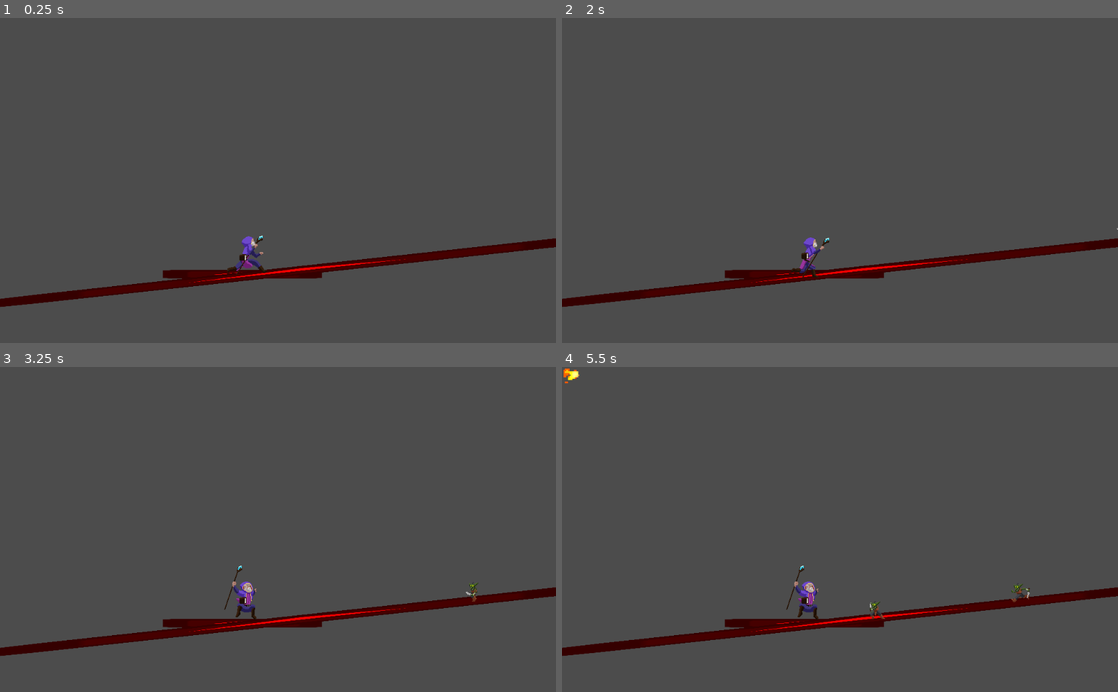
Above: before the commit, frames 1-4 (two rows, left to right).
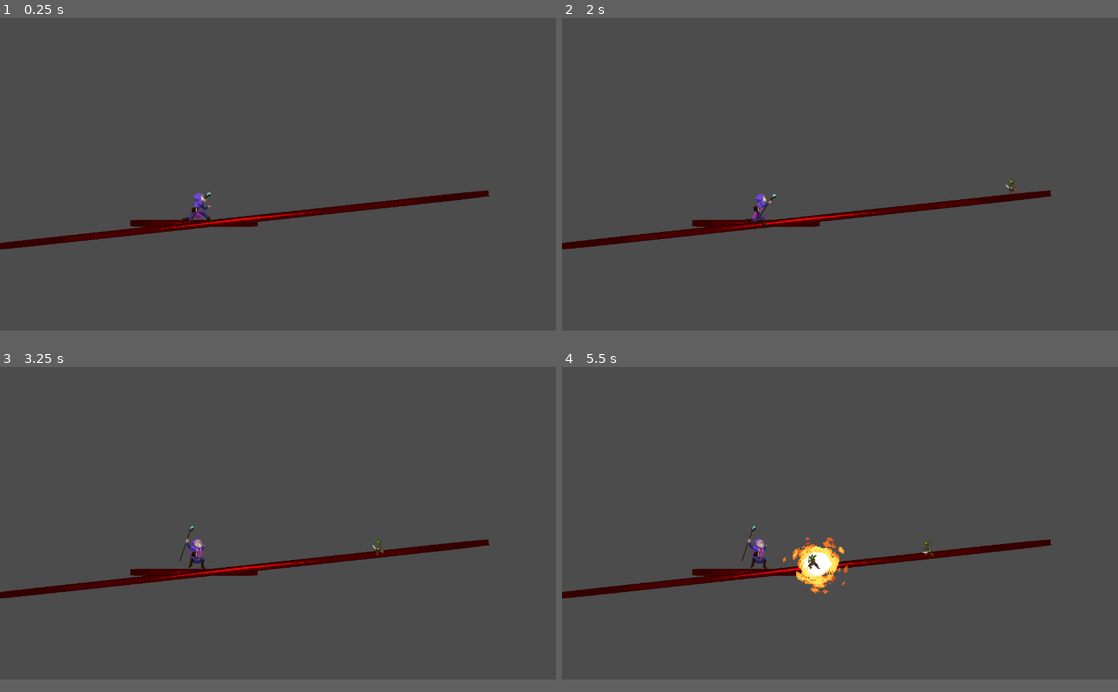
Above: after the commit, the same moments.

Repository: Tuiuiu/gamejaajproject
Game: Godot game, scene res://Scenes/World/World.tscn
The game is run twice, just before and just after one commit, with the same random seed, the same clock (stepped at 60 frames per second) and the same inputs. The engine's default icon, where the game draws it, is replaced by a stand-in: a white triangle on a blue panel in a dark square.
Inputs:
- Up to frame 1 (0.25 s): no input
- Up to frame 2 (2 s): tap Enter at 0.5 s; hold Up (ui_up) from 0.53 s (still down); tap F (FAttack) at 0.6, 1.55 s; tap B (Spells) at 0.8, 1.35 s
- Up to frame 3 (3.25 s): release Up (ui_up) at 2.03 s; hold A 2.03-2.78 s; tap F (FAttack) at 2.1, 3.05 s; tap B (Spells) at 2.3, 2.85 s; hold Up (ui_up) from 2.78 s (still down)
- Up to frame 4 (5.5 s): tap I at 3.6 s; tap B (Spells) at 3.8, 5.3 s; release Up (ui_up) at 4.28 s; hold A 4.28-5.03 s; tap R at 4.35 s; tap Up (ui_up) at 4.52 s; tap F (FAttack) at 4.55 s; hold Up (ui_up) from 5.03 s (still down); tap E at 5.1 s
In our replay, the window is 800x468 before the commit and 800x450 after it. These sizes can differ from the game's own. Grey fills any space a smaller window leaves; there, only what the larger window draws over its background counts as a difference.

The runs differ from the first frame. In frame 1, 5.8% of the frame differs, in the area x 0-100%, y 52-89%; in frame 2, 5.7%; in frame 3, 5.9%; in frame 4, 6.7%, in the area x 0-100%, y 0-89%.

Commit message:
Upgrades fireballs to make them seek the target and explode

Diff:
--- a/GameJaajProject/Scenes/Enemies/Enemy.tscn
+++ b/GameJaajProject/Scenes/Enemies/Enemy.tscn
@@ -27,92 +27,92 @@
 region = Rect2( 450, 0, 150, 150 )
 
 [sub_resource type="AtlasTexture" id=6]
+atlas = ExtResource( 4 )
+region = Rect2( 0, 0, 150, 150 )
+
+[sub_resource type="AtlasTexture" id=7]
+atlas = ExtResource( 4 )
+region = Rect2( 150, 0, 150, 150 )
+
+[sub_resource type="AtlasTexture" id=8]
+atlas = ExtResource( 4 )
+region = Rect2( 300, 0, 150, 150 )
+
+[sub_resource type="AtlasTexture" id=9]
+atlas = ExtResource( 4 )
+region = Rect2( 450, 0, 150, 150 )
+
+[sub_resource type="AtlasTexture" id=10]
 atlas = ExtResource( 3 )
 region = Rect2( 300, 0, 150, 150 )
 
-[sub_resource type="AtlasTexture" id=7]
+[sub_resource type="AtlasTexture" id=11]
 atlas = ExtResource( 3 )
 region = Rect2( 450, 0, 150, 150 )
 
-[sub_resource type="AtlasTexture" id=8]
+[sub_resource type="AtlasTexture" id=12]
 atlas = ExtResource( 3 )
 region = Rect2( 600, 0, 150, 150 )
 
-[sub_resource type="AtlasTexture" id=9]
+[sub_resource type="AtlasTexture" id=13]
 atlas = ExtResource( 3 )
 region = Rect2( 750, 0, 150, 150 )
 
-[sub_resource type="AtlasTexture" id=10]
+[sub_resource type="AtlasTexture" id=14]
 atlas = ExtResource( 3 )
 region = Rect2( 900, 0, 150, 150 )
 
-[sub_resource type="AtlasTexture" id=11]
+[sub_resource type="AtlasTexture" id=15]
 atlas = ExtResource( 3 )
 region = Rect2( 1050, 0, 150, 150 )
 
-[sub_resource type="AtlasTexture" id=12]
+[sub_resource type="AtlasTexture" id=16]
 atlas = ExtResource( 5 )
 region = Rect2( 0, 0, 150, 150 )
 
-[sub_resource type="AtlasTexture" id=13]
+[sub_resource type="AtlasTexture" id=17]
 atlas = ExtResource( 5 )
 region = Rect2( 150, 0, 150, 150 )
 
-[sub_resource type="AtlasTexture" id=14]
+[sub_resource type="AtlasTexture" id=18]
 atlas = ExtResource( 5 )
 region = Rect2( 300, 0, 150, 150 )
 
-[sub_resource type="AtlasTexture" id=15]
+[sub_resource type="AtlasTexture" id=19]
 atlas = ExtResource( 5 )
-region = Rect2( 450, 0, 150, 150 )
-
-[sub_resource type="AtlasTexture" id=16]
-atlas = ExtResource( 6 )
-region = Rect2( 0, 0, 150, 150 )
-
-[sub_resource type="AtlasTexture" id=17]
-atlas = ExtResource( 6 )
-region = Rect2( 150, 0, 150, 150 )
-
-[sub_resource type="AtlasTexture" id=18]
-atlas = ExtResource( 6 )
-region = Rect2( 300, 0, 150, 150 )
-
-[sub_resource type="AtlasTexture" id=19]
-atlas = ExtResource( 6 )
 region = Rect2( 450, 0, 150, 150 )
 
 [sub_resource type="AtlasTexture" id=20]
 atlas = ExtResource( 6 )
-region = Rect2( 600, 0, 150, 150 )
+region = Rect2( 0, 0, 150, 150 )
 
 [sub_resource type="AtlasTexture" id=21]
 atlas = ExtResource( 6 )
-region = Rect2( 750, 0, 150, 150 )
+region = Rect2( 150, 0, 150, 150 )
 
 [sub_resource type="AtlasTexture" id=22]
 atlas = ExtResource( 6 )
-region = Rect2( 900, 0, 150, 150 )
+region = Rect2( 300, 0, 150, 150 )
 
 [sub_resource type="AtlasTexture" id=23]
 atlas = ExtResource( 6 )
-region = Rect2( 1050, 0, 150, 150 )
+region = Rect2( 450, 0, 150, 150 )
 
 [sub_resource type="AtlasTexture" id=24]
-atlas = ExtResource( 4 )
-region = Rect2( 0, 0, 150, 150 )
+atlas = ExtResource( 6 )
+region = Rect2( 600, 0, 150, 150 )
 
 [sub_resource type="AtlasTexture" id=25]
-atlas = ExtResource( 4 )
-region = Rect2( 150, 0, 150, 150 )
+atlas = ExtResource( 6 )
+region = Rect2( 750, 0, 150, 150 )
 
 [sub_resource type="AtlasTexture" id=26]
-atlas = ExtResource( 4 )
-region = Rect2( 300, 0, 150, 150 )
+atlas = ExtResource( 6 )
+region = Rect2( 900, 0, 150, 150 )
 
 [sub_resource type="AtlasTexture" id=27]
-atlas = ExtResource( 4 )
-region = Rect2( 450, 0, 150, 150 )
+atlas = ExtResource( 6 )
+region = Rect2( 1050, 0, 150, 150 )
 
 [sub_resource type="SpriteFrames" id=28]
 animations = [ {
@@ -121,24 +121,24 @@
 "name": "Idle",
 "speed": 5.0
 }, {
-"frames": [ SubResource( 6 ), SubResource( 7 ), SubResource( 8 ), SubResource( 9 ), SubResource( 10 ), SubResource( 11 ) ],
+"frames": [ SubResource( 6 ), SubResource( 7 ), SubResource( 8 ), SubResource( 9 ) ],
+"loop": true,
+"name": "Hit",
+"speed": 7.0
+}, {
+"frames": [ SubResource( 10 ), SubResource( 11 ), SubResource( 12 ), SubResource( 13 ), SubResource( 14 ), SubResource( 15 ) ],
 "loop": true,
 "name": "Attack",
 "speed": 5.0
 }, {
-"frames": [ SubResource( 12 ), SubResource( 13 ), SubResource( 14 ), SubResource( 15 ) ],
+"frames": [ SubResource( 16 ), SubResource( 17 ), SubResource( 18 ), SubResource( 19 ) ],
 "loop": true,
 "name": "Death",
 "speed": 5.0
 }, {
-"frames": [ SubResource( 16 ), SubResource( 17 ), SubResource( 18 ), SubResource( 19 ), SubResource( 20 ), SubResource( 21 ), SubResource( 22 ), SubResource( 23 ) ],
+"frames": [ SubResource( 20 ), SubResource( 21 ), SubResource( 22 ), SubResource( 23 ), SubResource( 24 ), SubResource( 25 ), SubResource( 26 ), SubResource( 27 ) ],
 "loop": true,
 "name": "Run",
-"speed": 7.0
-}, {
-"frames": [ SubResource( 24 ), SubResource( 25 ), SubResource( 26 ), SubResource( 27 ) ],
-"loop": true,
-"name": "Hit",
 "speed": 7.0
 } ]
 
@@ -153,7 +153,7 @@
 [node name="AnimatedSprite" type="AnimatedSprite" parent="."]
 frames = SubResource( 28 )
 animation = "Run"
-frame = 6
+frame = 7
 playing = true
 
 [node name="VisibilityNotifier2D" type="VisibilityNotifier2D" parent="."]
--- a/GameJaajProject/Scenes/Enemies/Goblin/Goblin.tscn
+++ b/GameJaajProject/Scenes/Enemies/Goblin/Goblin.tscn
@@ -9,6 +9,9 @@
 [node name="Goblin" instance=ExtResource( 1 )]
 script = ExtResource( 2 )
 
+[node name="AnimatedSprite" parent="." index="1"]
+frame = 5
+
 [node name="HitStart" type="Area2D" parent="." index="2"]
 position = Vector2( -31.748, 0 )
 collision_layer = 2
--- a/GameJaajProject/Scenes/Player/Player.gd
+++ b/GameJaajProject/Scenes/Player/Player.gd
@@ -38,7 +38,8 @@
             pass
         else:
             var clone = availableSpells[0].instance()
-            #clone.set_target(tgt)
+            clone.set_target(tgt)
+            clone.set_position(position)
             print (tgt)
             castSpells.add_child(clone)
 
--- a/GameJaajProject/Scenes/Spells/Black_fireball.tscn
+++ b/GameJaajProject/Scenes/Spells/Black_fireball.tscn
@@ -30,6 +30,7 @@
 [ext_resource path="res://Assets/Spells/Black/Cast/28.png" type="Texture" id=28]
 [ext_resource path="res://Assets/Spells/Black/Cast/7.png" type="Texture" id=29]
 [ext_resource path="res://Assets/Spells/Black/Explosion/18_midnight_spritesheet.png" type="Texture" id=30]
+[ext_resource path="res://Scenes/Spells/Fireball.gd" type="Script" id=31]
 
 [sub_resource type="AtlasTexture" id=1]
 atlas = ExtResource( 30 )
@@ -288,12 +289,19 @@
 "speed": 30.0
 } ]
 
+[sub_resource type="RectangleShape2D" id=63]
+extents = Vector2( 8, 8 )
+
 [node name="BlackFireball" type="Area2D"]
+script = ExtResource( 31 )
 
 [node name="AnimatedSprite" type="AnimatedSprite" parent="."]
 position = Vector2( 9.73898, 9.73898 )
 scale = Vector2( 1.19478, 1.19478 )
 frames = SubResource( 62 )
 animation = "Cast"
-frame = 19
 playing = true
+
+[node name="CollisionShape2D" type="CollisionShape2D" parent="."]
+position = Vector2( 10.0307, 10.0331 )
+shape = SubResource( 63 )
--- /dev/null
+++ b/GameJaajProject/Scenes/Spells/Fireball.gd
@@ -0,0 +1,35 @@
+extends Area2D
+
+var target
+var speed = 150.0
+var velocity = Vector2()
+var direction = Vector2()
+var exploded = false
+
+func _ready():
+    self.connect("body_entered", self, "on_body_entered")
+
+func _physics_process(delta):
+    if (target != null):
+        if (exploded):
+            global_position = target.global_position
+        else:
+            direction = (target.global_position - global_position).normalized()
+            velocity = direction * speed
+            position += velocity * delta
+    else: # If the target ceases to exist
+        queue_free()
+
+func set_position(pos):
+    global_position = pos
+
+func set_target(tgt):
+    target = tgt
+
+func on_body_entered(body):
+    if (body.is_in_group("Enemies")):
+        print("ACERTOU MIZERAVI")
+        exploded = true
+        $AnimatedSprite.play("Explosion")
+        yield($AnimatedSprite, "animation_finished")
+        queue_free()
--- a/GameJaajProject/Scenes/Spells/Green_fireball.tscn
+++ b/GameJaajProject/Scenes/Spells/Green_fireball.tscn
@@ -30,6 +30,7 @@
 [ext_resource path="res://Assets/Spells/Green/Cast/1.png" type="Texture" id=28]
 [ext_resource path="res://Assets/Spells/Green/Cast/2.png" type="Texture" id=29]
 [ext_resource path="res://Assets/Spells/Green/Explosion/17_felspell_spritesheet.png" type="Texture" id=30]
+[ext_resource path="res://Scenes/Spells/Fireball.gd" type="Script" id=31]
 
 [sub_resource type="AtlasTexture" id=1]
 atlas = ExtResource( 30 )
@@ -408,12 +409,20 @@
 "speed": 40.0
 } ]
 
+[sub_resource type="RectangleShape2D" id=93]
+extents = Vector2( 20, 20 )
+
 [node name="Green_fireball" type="Area2D"]
+script = ExtResource( 31 )
 
 [node name="AnimatedSprite" type="AnimatedSprite" parent="."]
 position = Vector2( 20.2271, 20.2271 )
 scale = Vector2( 3.52839, 3.52839 )
 frames = SubResource( 92 )
 animation = "Cast"
-frame = 20
+frame = 6
 playing = true
+
+[node name="CollisionShape2D" type="CollisionShape2D" parent="."]
+position = Vector2( 25.0328, 21.676 )
+shape = SubResource( 93 )
--- a/GameJaajProject/Scenes/Spells/Red_fireball.tscn
+++ b/GameJaajProject/Scenes/Spells/Red_fireball.tscn
@@ -31,6 +31,7 @@
 [ext_resource path="res://Assets/Spells/Red/Cast/30.png" type="Texture" id=29]
 [ext_resource path="res://Assets/Spells/Red/Cast/28.png" type="Texture" id=30]
 [ext_resource path="res://Assets/Spells/Red/Explosion/16_sunburn_spritesheet.png" type="Texture" id=31]
+[ext_resource path="res://Scenes/Spells/Fireball.gd" type="Script" id=32]
 
 [sub_resource type="AtlasTexture" id=1]
 atlas = ExtResource( 31 )
@@ -289,12 +290,20 @@
 "speed": 30.0
 } ]
 
+[sub_resource type="RectangleShape2D" id=63]
+extents = Vector2( 16, 16 )
+
 [node name="Red_fireball" type="Area2D"]
+script = ExtResource( 32 )
 
 [node name="AnimatedSprite" type="AnimatedSprite" parent="."]
 position = Vector2( 13.5, 13.5 )
 scale = Vector2( 2.6875, 2.6875 )
 frames = SubResource( 62 )
 animation = "Cast"
-frame = 2
+frame = 15
 playing = true
+
+[node name="CollisionShape2D" type="CollisionShape2D" parent="."]
+position = Vector2( 16.0646, 16.0803 )
+shape = SubResource( 63 )
--- a/GameJaajProject/project.godot
+++ b/GameJaajProject/project.godot
@@ -19,6 +19,11 @@
 run/main_scene="res://Scenes/World/World.tscn"
 config/icon="res://icon.png"
 
+[display]
+
+window/size/width=1280
+window/size/height=720
+
 [input]
 
 FAttack={
Not shown: 1 places in GameJaajProject/Scenes/Spells/Black_fireball.tscn that only renumber resources
Not shown: 1 places in GameJaajProject/Scenes/Spells/Green_fireball.tscn that only renumber resources
Not shown: 1 places in GameJaajProject/Scenes/Spells/Red_fireball.tscn that only renumber resources
